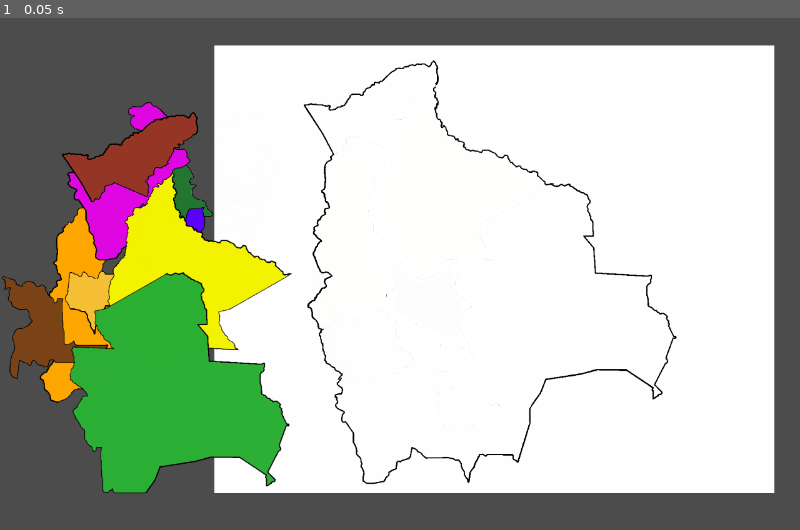
Above: before the commit, frame 1.
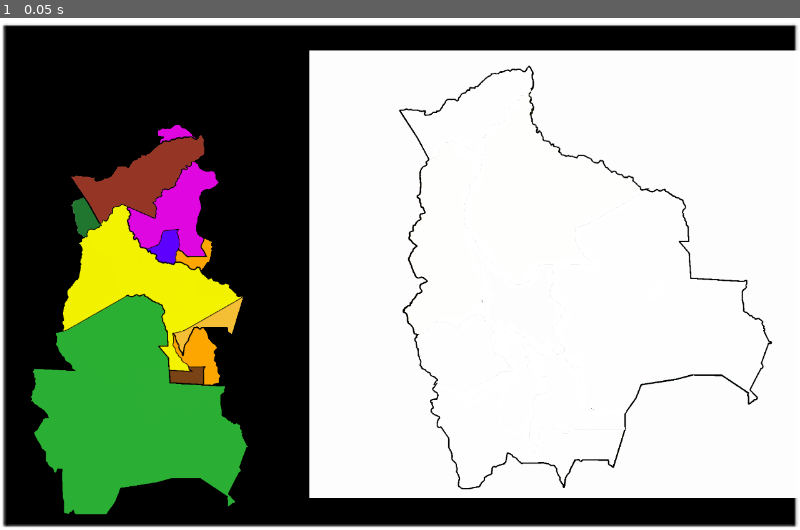
Above: after the commit, the same moment.

Repository: RyuYii/INF-281_Proyecto1
Game: Godot game, scene res://scenes/Mesa.tscn
Same seed, same stepped clock (60 frames per second), same inputs: the game is played once before the commit and once after it.
Inputs:
- Up to frame 1 (0.05 s): no input

The runs differ from the first frame. In frame 1, 45% of the frame differs, in the area x 0-100%, y 0-100%.

Commit message:
dialog box

Diff:
--- /dev/null
+++ b/Code/scenes/Dialog_box.tscn
@@ -0,0 +1,164 @@
+[gd_scene load_steps=11 format=2]
+
+[ext_resource path="res://src/img/background.jpg" type="Texture" id=1]
+[ext_resource path="res://scripts/Dialog_box.gd" type="Script" id=2]
+
+[sub_resource type="DynamicFontData" id=1]
+font_path = "res://src/fonts/Summer Calling/Summer Calling.ttf"
+
+[sub_resource type="DynamicFont" id=2]
+extra_spacing_top = 2
+extra_spacing_char = 2
+extra_spacing_space = 1
+font_data = SubResource( 1 )
+
+[sub_resource type="Animation" id=3]
+resource_name = "TextDisplay"
+length = 2.0
+tracks/0/type = "value"
+tracks/0/path = NodePath(".:percent_visible")
+tracks/0/interp = 1
+tracks/0/loop_wrap = true
+tracks/0/imported = false
+tracks/0/enabled = true
+tracks/0/keys = {
+"times": PoolRealArray( 0, 1, 2 ),
+"transitions": PoolRealArray( 1, 1, 1 ),
+"update": 0,
+"values": [ 0.0, 0.5, 1.0 ]
+}
+
+[sub_resource type="DynamicFontData" id=4]
+font_path = "res://src/fonts/Summer Calling/Summer Calling.ttf"
+
+[sub_resource type="DynamicFont" id=5]
+size = 20
+font_data = SubResource( 4 )
+
+[sub_resource type="DynamicFontData" id=6]
+hinting = 1
+font_path = "res://src/fonts/Summer Calling/Summer Calling.ttf"
+
+[sub_resource type="DynamicFont" id=7]
+size = 22
+font_data = SubResource( 6 )
+
+[sub_resource type="Animation" id=8]
+resource_name = "PressSpace"
+loop = true
+tracks/0/type = "value"
+tracks/0/path = NodePath(".:rect_scale")
+tracks/0/interp = 1
+tracks/0/loop_wrap = true
+tracks/0/imported = false
+tracks/0/enabled = true
+tracks/0/keys = {
+"times": PoolRealArray( 0, 0.5, 1 ),
+"transitions": PoolRealArray( 1, 1, 1 ),
+"update": 0,
+"values": [ Vector2( 1, 1 ), Vector2( 1.1, 1.1 ), Vector2( 1, 1 ) ]
+}
+
+[node name="Dialog_box" type="Control"]
+anchor_right = 1.0
+anchor_bottom = 1.0
+script = ExtResource( 2 )
+__meta__ = {
+"_edit_use_anchors_": false
+}
+
+[node name="BodyNinePatchRect" type="NinePatchRect" parent="."]
+anchor_left = 0.5
+anchor_top = 0.5
+anchor_right = 0.5
+anchor_bottom = 0.5
+margin_left = -400.0
+margin_top = -250.0
+margin_right = 400.0
+margin_bottom = 250.0
+rect_min_size = Vector2( 800, 500 )
+texture = ExtResource( 1 )
+patch_margin_left = 5
+patch_margin_top = 5
+patch_margin_right = 5
+patch_margin_bottom = 5
+__meta__ = {
+"_edit_use_anchors_": false
+}
+
+[node name="MarginContainer" type="MarginContainer" parent="BodyNinePatchRect"]
+anchor_right = 1.0
+anchor_bottom = 1.0
+margin_left = 40.0
+margin_top = 96.0
+margin_right = -40.0
+margin_bottom = -96.0
+__meta__ = {
+"_edit_use_anchors_": false
+}
+
+[node name="BodyLabel" type="Label" parent="BodyNinePatchRect/MarginContainer"]
+margin_right = 720.0
+margin_bottom = 308.0
+size_flags_horizontal = 3
+size_flags_vertical = 3
+custom_fonts/font = SubResource( 2 )
+text = "Aqui ira el texto con los datos curiosos de los deptos xD Para mas informacion dale like..."
+autowrap = true
+percent_visible = 0.0
+
+[node name="BodyAnimationPlayer" type="AnimationPlayer" parent="BodyNinePatchRect/MarginContainer/BodyLabel"]
+autoplay = "TextDisplay"
+anims/TextDisplay = SubResource( 3 )
+
+[node name="SpeakerNinePatchRect" type="NinePatchRect" parent="BodyNinePatchRect"]
+margin_left = -22.1784
+margin_top = -16.8216
+margin_right = 255.822
+margin_bottom = 62.1784
+texture = ExtResource( 1 )
+patch_margin_left = 5
+patch_margin_top = 5
+patch_margin_right = 5
+patch_margin_bottom = 5
+__meta__ = {
+"_edit_use_anchors_": false
+}
+
+[node name="SpeakerLabel" type="Label" parent="BodyNinePatchRect/SpeakerNinePatchRect"]
+anchor_right = 1.0
+anchor_bottom = 1.0
+custom_fonts/font = SubResource( 5 )
+text = "Speaker"
+align = 1
+valign = 1
+__meta__ = {
+"_edit_use_anchors_": false
+}
+
+[node name="SpaceNinePatchRect2" type="NinePatchRect" parent="BodyNinePatchRect"]
+margin_left = 525.017
+margin_top = 434.151
+margin_right = 840.017
+margin_bottom = 521.151
+texture = ExtResource( 1 )
+__meta__ = {
+"_edit_use_anchors_": false
+}
+
+[node name="SpaceLabel" type="Label" parent="BodyNinePatchRect/SpaceNinePatchRect2"]
+anchor_right = 1.0
+anchor_bottom = 1.0
+margin_top = 1.05951
+margin_bottom = 1.05951
+custom_fonts/font = SubResource( 7 )
+text = "Press"
+align = 1
+valign = 1
+__meta__ = {
+"_edit_use_anchors_": false
+}
+
+[node name="SpaceAnimationPlayer" type="AnimationPlayer" parent="BodyNinePatchRect/SpaceNinePatchRect2"]
+autoplay = "PressSpace"
+anims/PressSpace = SubResource( 8 )
--- a/Code/scenes/Imagen.tscn
+++ b/Code/scenes/Imagen.tscn
@@ -25,6 +25,9 @@
 }
 
 [node name="Mascaras" type="Node2D" parent="."]
+__meta__ = {
+"_edit_lock_": true
+}
 
 [node name="mascara1" type="Sprite" parent="Mascaras"]
 position = Vector2( 241.614, 301.861 )
--- a/Code/scenes/Mesa.tscn
+++ b/Code/scenes/Mesa.tscn
@@ -1,19 +1,25 @@
-[gd_scene load_steps=3 format=2]
+[gd_scene load_steps=4 format=2]
 
 [ext_resource path="res://scenes/Imagen.tscn" type="PackedScene" id=1]
 [ext_resource path="res://scripts/Mesa.gd" type="Script" id=2]
+[ext_resource path="res://src/img/background.jpg" type="Texture" id=3]
 
 [node name="Mesa" type="Node2D"]
 script = ExtResource( 2 )
 
+[node name="Sprite" type="Sprite" parent="."]
+position = Vector2( 640.746, 414.887 )
+scale = Vector2( 3.77128, 3.3706 )
+texture = ExtResource( 3 )
+
 [node name="Imagen" parent="." instance=ExtResource( 1 )]
-position = Vector2( 342.423, 43.7004 )
+position = Vector2( 495.086, 52.1189 )
 
 [node name="Area" type="Control" parent="."]
-margin_left = 81.8639
-margin_top = 218.636
-margin_right = 318.864
-margin_bottom = 595.636
+margin_left = 195.189
+margin_top = 253.297
+margin_right = 371.189
+margin_bottom = 630.297
 __meta__ = {
 "_edit_use_anchors_": false
 }
--- /dev/null
+++ b/Code/scenes/ScrollContainer.tscn
@@ -0,0 +1,31 @@
+[gd_scene load_steps=2 format=2]
+
+[ext_resource path="res://src/img/mascara1.png" type="Texture" id=1]
+
+[node name="ScrollContainer" type="ScrollContainer"]
+margin_left = 34.0
+margin_top = 45.0
+margin_right = 444.0
+margin_bottom = 752.0
+scroll_vertical = 8
+__meta__ = {
+"_edit_use_anchors_": false
+}
+
+[node name="VBoxContainer" type="VBoxContainer" parent="."]
+margin_top = -8.0
+margin_right = 1280.0
+margin_bottom = 2044.0
+
+[node name="TextureRect" type="TextureRect" parent="VBoxContainer"]
+margin_right = 1280.0
+margin_bottom = 1024.0
+rect_scale = Vector2( 0.5, 0.5 )
+rect_pivot_offset = Vector2( 0.5, 0.5 )
+texture = ExtResource( 1 )
+
+[node name="TextureRect2" type="TextureRect" parent="VBoxContainer"]
+margin_top = 1028.0
+margin_right = 1280.0
+margin_bottom = 2052.0
+texture = ExtResource( 1 )
--- /dev/null
+++ b/Code/scripts/Dialog_box.gd
@@ -0,0 +1,17 @@
+extends Control
+
+
+# Declare member variables here. Examples:
+# var a = 2
+# var b = "text"
+
+
+# Called when the node enters the scene tree for the first time.
+func _ready():
+	pass # Replace with function body.
+
+
+# Called every frame. 'delta' is the elapsed time since the previous frame.
+func _process(delta):
+	if Input.is_action_pressed("ui_right"):
+		free()
--- a/Code/scripts/Imagen.gd
+++ b/Code/scripts/Imagen.gd
@@ -74,12 +74,43 @@
 	if mi_numero == nodo_entrante:
 		#Llamamos al nodo entrante en la escena principal.
 		pza = get_node("../" + nodo.get_parent().get_name())
+		print(pza)
 		#Indicamos que hay una pieza la casilla correcta.
 		esta_dentro = true
 
 func _desencaja(_nodo):
 	#Indicamos que se fué una pieza de la casilla correcta.
 	esta_dentro = false
+
+func mostrarDialog(depto):
+	#format [[name,[datos,...]],...]
+	#data
+	var data = [
+		['La Paz',['DES1','DES2']],
+		['Oruro',['DES1','DES2']],
+		['Potosi',['DES1','DES2']],
+		['Tarija',['DES1','DES2']],
+		['Chuquisaca',['DES1','DES2']],
+		['Cochabamba',['DES1','DES2']],
+		['Beni',['DES1','DES2']],
+		['Santa Cruz',['DES1','DES2']],
+		['Pando',['DES1','DES2']]
+		]
+
+	var pieza = preload("res://scenes/Dialog_box.tscn").instance()
+	#Le ponemos nombre.
+	#pieza.set_name('Dialog')
+	#pieza.scale -= Vector2(escalas[i][0],escalas[i][1])
+	#Añadimos la pieza al nodo raíz.
+	var titulo = pieza.get_children()[0].get_children()[1].get_children()[0]
+	var descripcion = pieza.get_children()[0].get_children()[0].get_children()[0]
+#	print(titulo.name,' dsafsdagadsg')
+	titulo.text = data[int(depto)-1][0]
+	descripcion.text = data[int(depto)-1][1][randi() % len(data[int(depto)-1][1])]
+	print(get_parent().name,'####################')
+	get_parent().add_child(pieza)
+	var lugar = Vector2(640,410)
+	pieza.set_global_position(lugar)
 
 func _physics_process(_delta):
 	#Si la pieza correcta esta en la casilla.
@@ -93,8 +124,10 @@
 			pza.queue_free()
 			#Indicamos que llevamos una pieza correcta:
 			acumulado += 1
+			mostrarDialog(n_pza)
 
 	if acumulado == piezas.x * piezas.y:
 		#Si ponemos todas las piezas: cambiamos de escena.
 		# warning-ignore:return_value_discarded
-		get_tree().change_scene("res://Inicio.tscn")
+		print('Victoryyyyyy!!!!!!!!!')
+		#get_tree().change_scene("res://Inicio.tscn")
--- a/Code/scripts/Mesa.gd
+++ b/Code/scripts/Mesa.gd
@@ -18,6 +18,7 @@
 	#Generamos aleatoridad.
 	randomize()
 	var area = get_node("Area").get_rect()
+	#var scroll1 = get_node("scroll/fichas")
 
 	for i in range(1, numero_piezas + 1):
 		#Instanciamos la pieza.
@@ -27,6 +28,7 @@
 		pieza.scale -= Vector2(escalas[i][0],escalas[i][1])
 		#Añadimos la pieza al nodo raíz.
 		add_child(pieza)
+		#scroll1.add_child(pieza)
 		#Posicionamos la pieza al azar dentro del area
 		var lugar = Vector2(randi() % int(area.size.x),randi() % int(area.size.y))
 		lugar = lugar + area.position
Not shown, added: Code/src/fonts/Summer Calling/Personal Use License - Read Me First!.txt
Binary file added: Code/src/fonts/Summer Calling/Summer Calling.ttf
Binary file added: Code/src/img/background.jpg
Not shown, added: Code/src/img/background.jpg.import
